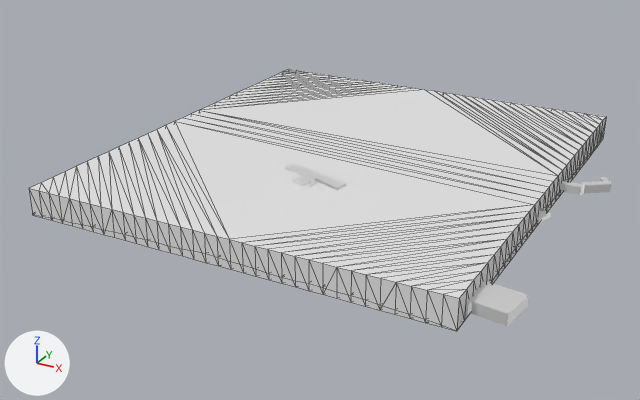
Two versions of the COLLADA model Models/campus/meshes/campus.dae, one commit apart.
Camera for both pictures: a 50 mm camera at (763.0, -1504.0, 684.0) aimed at (-39.0, -46.0, -45.0). The lights are fixed; the arrows at lower left show +X, +Y and +Z. Mesh edges are drawn as thin lines on the coarser meshes. Vertices at the same position are counted once.

The scene before the commit, as lines of its bpy script (objects in view):
```python
me_map_osm_buildings = bpy.data.meshes.new('map.osm_buildings')
me_map_osm_buildings.from_pydata(...)  # 2543 vertices, 3639 faces; spans x -422.0..494.0, y -424.0..518.0, z 7.0..58.0
# faces by material slot: [2564, 1075]
me_map_osm_buildings.materials.append(mat_wall)  # white #e7e7e7
me_map_osm_buildings.materials.append(mat_roof)  # white #e7e7e7
me_terrain_envelope = bpy.data.meshes.new('Terrain_envelope')
me_terrain_envelope.from_pydata(...)  # 256 vertices, 508 faces; spans x -420.0..408.0, y -453.0..474.0, z 0.0..54.0
ob_map_osm_buildings = bpy.data.objects.new('map.osm_buildings', me_map_osm_buildings)
ob_map_osm_buildings.location = (0.0, 0.0, 0.0)
ob_terrain_envelope = bpy.data.objects.new('Terrain_envelope', me_terrain_envelope)
ob_terrain_envelope.location = (0.0, 0.0, 0.0)
```
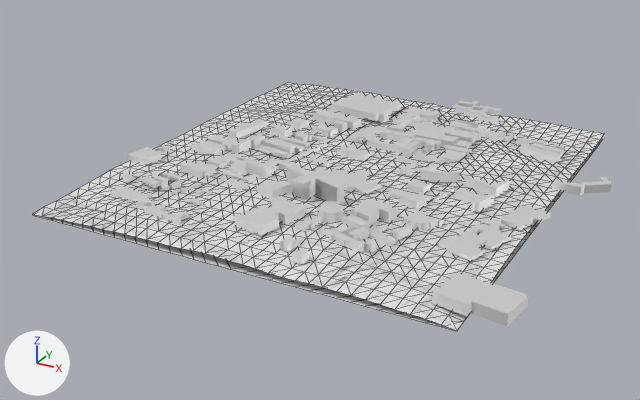
Commit message: remove solidify modifier

Location of each change, [x1, y1, x2, y2] in pixels of the pictures (640 x 400 px):
'Terrain_envelope', reshaped
    before: [29, 69, 606, 331]
    after: [34, 139, 603, 331]
part 1 of me_terrain_envelope, deleted
    before: [29, 69, 606, 331]
'map.osm_buildings', unchanged, uncovered by the edit
    before: [285, 164, 612, 326]
    after: [110, 92, 612, 326]
'Terrain', unchanged, uncovered by the edit
    before: [38, 137, 602, 331]
    after: [33, 82, 604, 331]
'map.osm_roads_unclassified', unchanged, uncovered by the edit
    after: [118, 92, 600, 312]
'map.osm_roads_service', unchanged, uncovered by the edit
    after: [101, 91, 569, 324]

The edits, one by one:
me_terrain_envelope is used by ob_terrain_envelope; location (0.0, 0.0, 0.0).
me_terrain_envelope had 256 vertices, 508 faces and spanned x -420.0..408.0, y -453.0..474.0, z 0.0..54.0.
me_terrain_envelope now has 128 vertices, 126 faces and spans x -420.0..408.0, y -453.0..474.0, z 0.0.
me_terrain_envelope part 1: 128 vertices removed from x -420.0..408.0, y -453.0..474.0, z 54.0.
